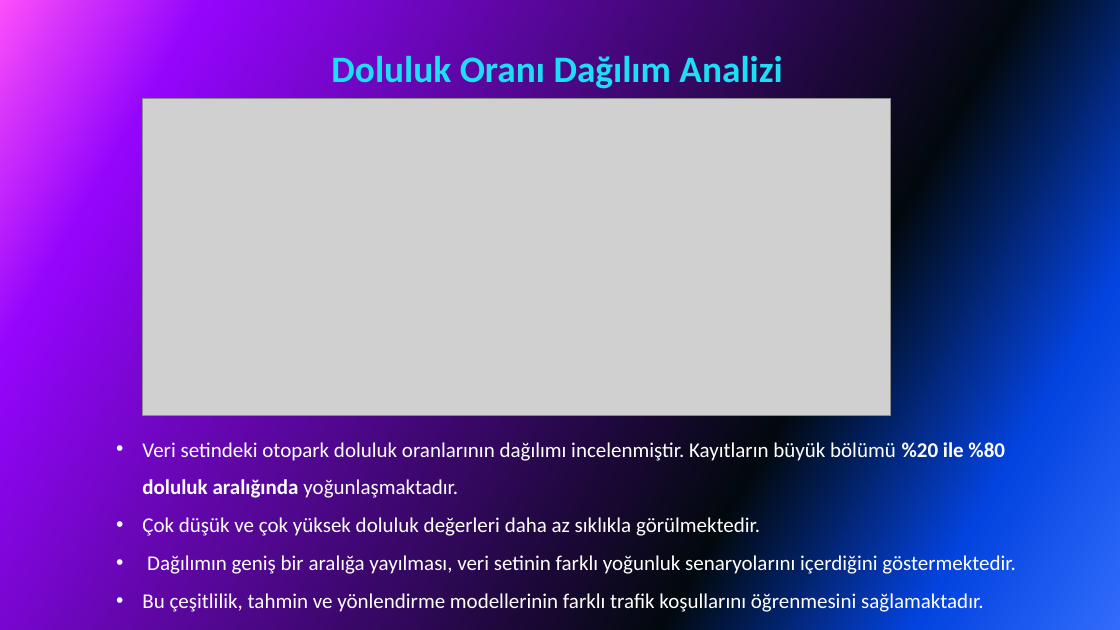
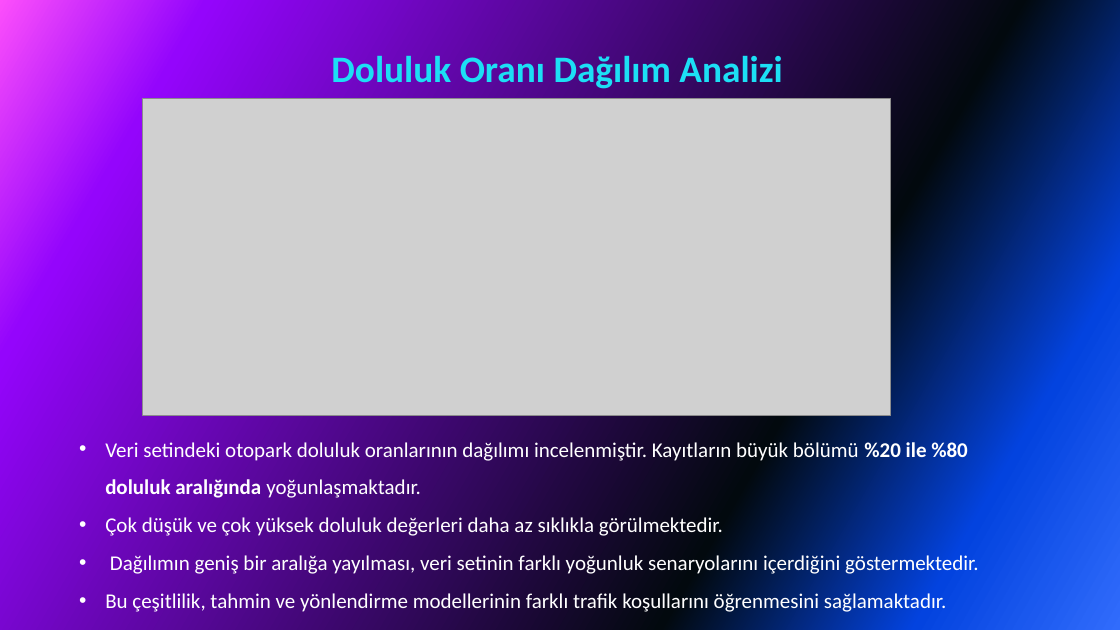
Before and after one commit to Yapay-Sinir-Aglari-Proje/Akilli_Park, a slide deck: slide 6 of AKILLI PARK SUNUM (01.06.2026).pptx. Drawn at 1120x630 pixels with LibreOffice and Linux fonts; fonts in the diff are those of the drawing; grey boxes stand for pictures. Boxes give left, top, right and bottom in pixels: in the first picture for what was removed or moved away, otherwise in the second. Text is boxed around its words. In the diff, an @@ line names an element or a change of style, - is before the commit and + after.

```diff
--- a/AKILLI PARK SUNUM (01.06.2026).pptx
+++ b/AKILLI PARK SUNUM (01.06.2026).pptx
@@ text "Veri setindeki otopark doluluk oranlarının ...": place and size @@
-text "Veri setindeki otopark doluluk oranlarının ..." at box(142, 439, 1016, 614)
+text "Veri setindeki otopark doluluk oranlarının ..." at box(105, 439, 979, 614)
```
Also in this commit, not shown: 22 other slides changed.
